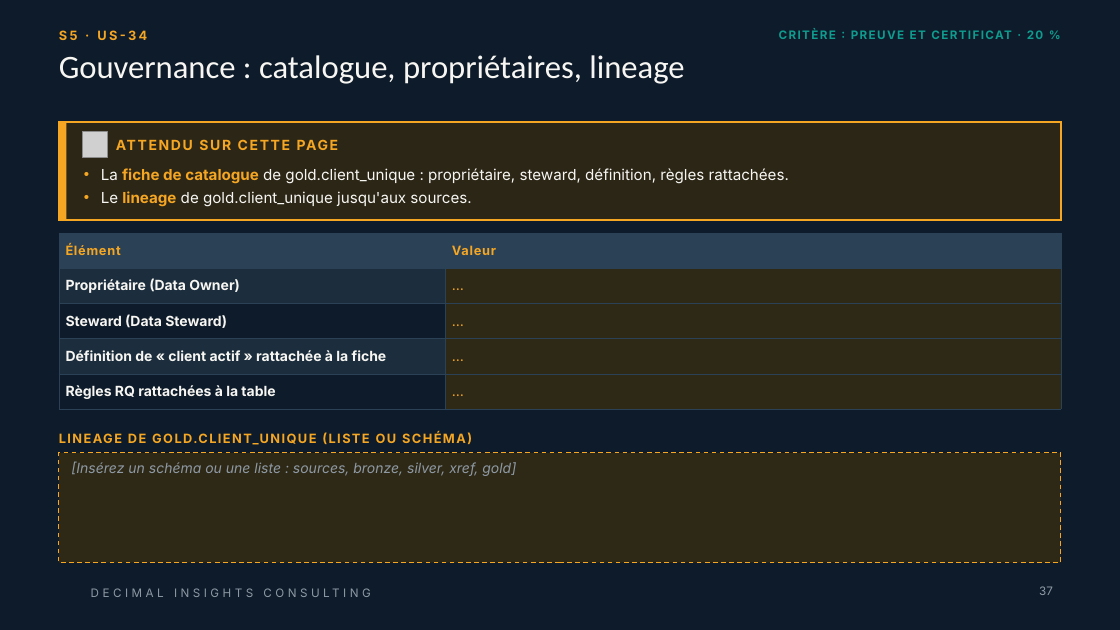
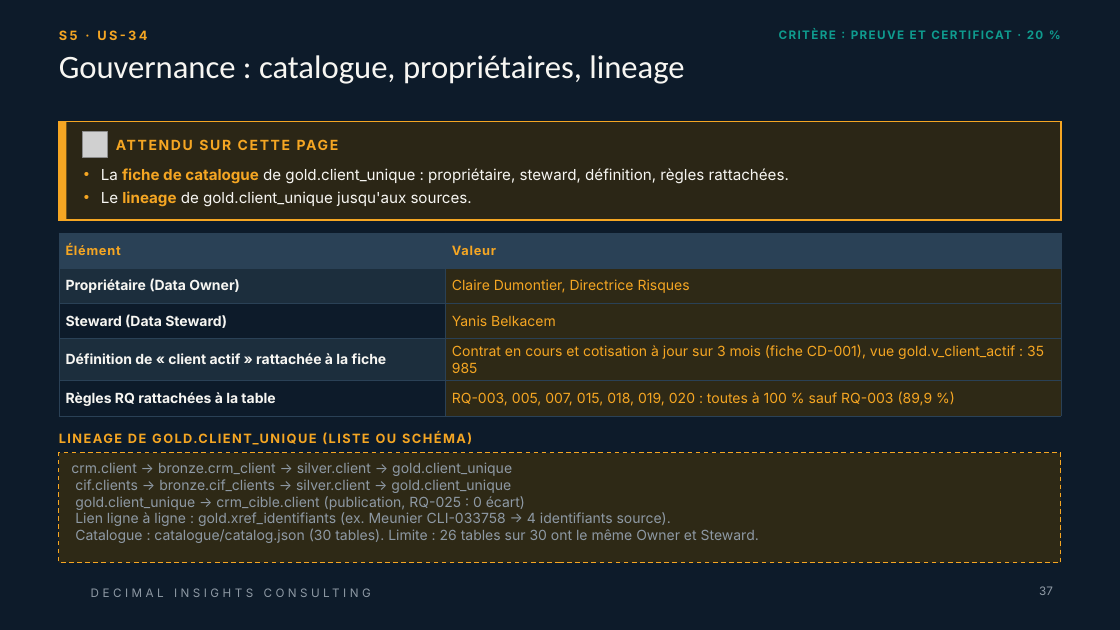
Before and after one commit to linam02/td-qualite-g04, a slide deck: slide 37 of livrables/Livrable_Groupe_TD_AssurConnect [Enregistrement automatique].pptx. Drawn at 1120x630 pixels with LibreOffice and Linux fonts; fonts in the diff are those of the drawing; grey boxes stand for pictures; background and template pictures are left out. Boxes give left, top, right and bottom in pixels: in the first picture for what was removed or moved away, otherwise in the second. Text is boxed around its words. In the diff, an @@ line names an element or a change of style, - is before the commit and + after.

```diff
--- a/livrables/Livrable_Groupe_TD_AssurConnect [Enregistrement automatique].pptx
+++ b/livrables/Livrable_Groupe_TD_AssurConnect [Enregistrement automatique].pptx
@@ table at [59, 233, 1061, 410] @@
-row 2, column 2: …
+row 2, column 2: Claire Dumontier, Directrice Risques
-row 3, column 2: …
+row 3, column 2: Yanis Belkacem
-row 4, column 2: …
+row 4, column 2: Contrat en cours et cotisation à jour sur 3 mois (fiche CD-001), vue gold.v_client_actif : 35 985
-row 5, column 2: …
+row 5, column 2: RQ-003, 005, 007, 015, 018, 019, 020 : toutes à 100 % sauf RQ-003 (89,9 %)
@@ borders changed @@
@@ text in rectangle at [71, 462, 759, 543]: text changed; italic off @@
-[Insérez un schéma ou une liste : sources, bronze, silver, xref, gold]
+crm.client → bronze.crm_client → silver.client → gold.client_unique
+cif.clients → bronze.cif_clients → silver.client → gold.client_unique
+gold.client_unique → crm_cible.client (publication, RQ-025 : 0 écart)
+Lien ligne à ligne : gold.xref_identifiants (ex. Meunier CLI-033758 → 4 identifiants source).
+Catalogue : catalogue/catalog.json (30 tables). Limite : 26 tables sur 30 ont le même Owner et Steward.
```
Also in this commit, not shown: 38 other slides changed.
